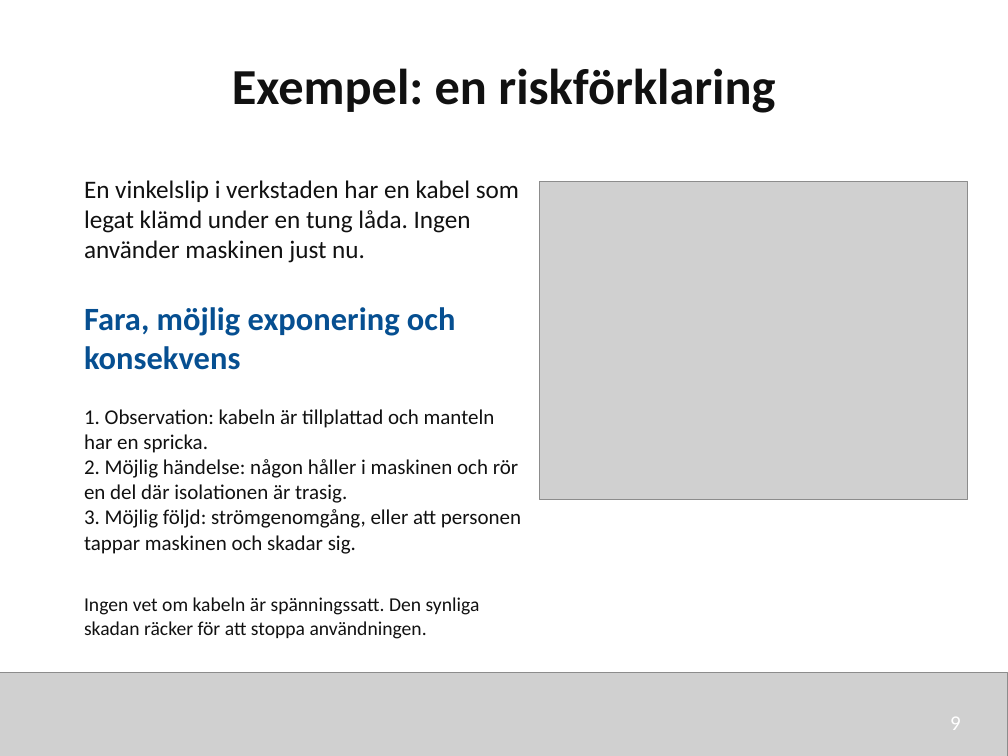
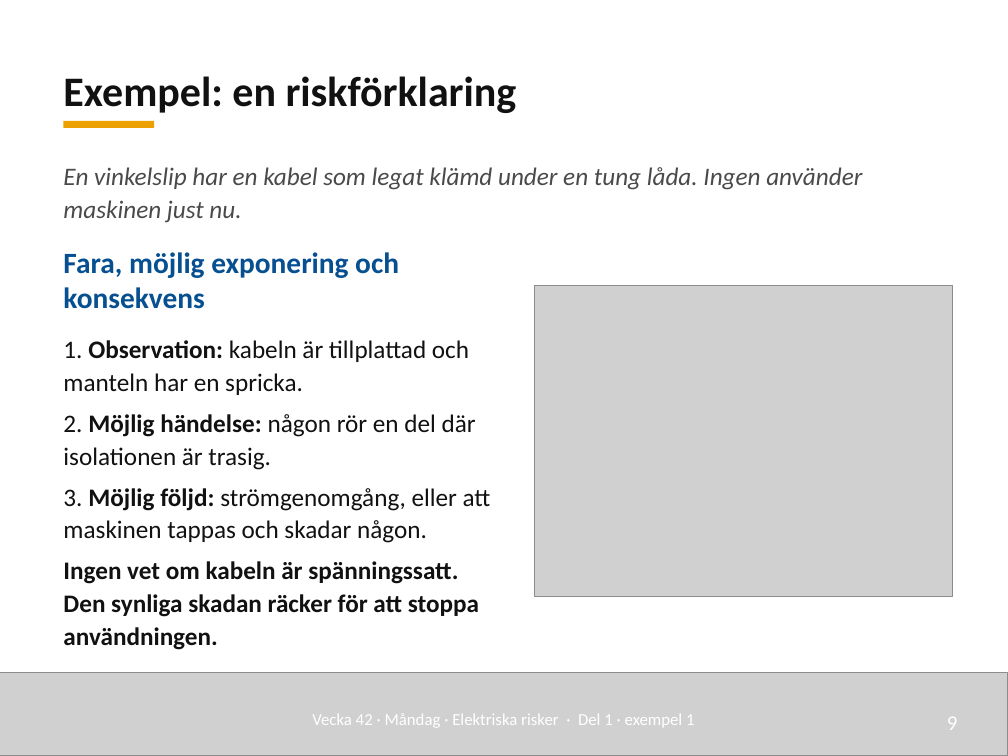
Before and after one commit to nj22az/nj22az.github.io, a slide deck: slide 9 of sjoskolan/vecka-42/aktuell/v42_01_Elektriska_risker_elev.pptx. Drawn at 1008x756 pixels with LibreOffice and Linux fonts; fonts in the diff are those of the drawing; grey boxes stand for pictures. Boxes give left, top, right and bottom in pixels: in the first picture for what was removed or moved away, otherwise in the second. Text is boxed around its words. In the diff, an @@ line names an element or a change of style, - is before the commit and + after.

```diff
--- a/sjoskolan/vecka-42/aktuell/v42_01_Elektriska_risker_elev.pptx
+++ b/sjoskolan/vecka-42/aktuell/v42_01_Elektriska_risker_elev.pptx
@@ text "Exempel: en riskförklaring": place and size @@
-text "Exempel: en riskförklaring" at box(232, 68, 775, 113)
+text "Exempel: en riskförklaring" at box(63, 76, 517, 113)
@@ text "Exempel: en riskförklaring" at box(63, 76, 517, 113): size 36 to 30 pt; alignment centre to left; line spacing 1 to 1.08; vertical alignment top to bottom @@
@@ rectangle added at box(64, 121, 154, 128), fill #EDA100 @@
@@ text at box(63, 167, 862, 222): text changed; text colour #111111 to #4A4A4A; italic on @@
-En vinkelslip i verkstaden har en kabel som legat klämd under en tung låda. Ingen använder maskinen just nu.
+En vinkelslip har en kabel som legat klämd under en tung låda. Ingen använder maskinen just nu.
@@ text "Fara, möjlig exponering och konsekvens": place and size @@
-text "Fara, möjlig exponering och konsekvens" at box(84, 409, 521, 554)
+text "Fara, möjlig exponering och konsekvens" at box(63, 252, 491, 650)
@@ text at box(63, 252, 399, 309): paragraph added @@
+Fara, möjlig exponering och konsekvens
@@ picture: place and size @@
-picture at box(539, 181, 968, 500)
+picture at box(534, 285, 953, 597)
@@ text removed at box(84, 307, 455, 370) @@
-Fara, möjlig exponering och konsekvens
@@ text at box(63, 340, 469, 395): size 15 to 18 pt in "1. Observation: kabeln är tillplattad och manteln ..."; bold on in "Observation:"; line spacing 1 to 1.08; more space between paragraphs @@
@@ text at box(63, 414, 491, 650): text changed; size 15 to 18 pt; bold on @@
-2. Möjlig händelse: någon håller i maskinen och rör en del där isolationen är trasig.
-3. Möjlig följd: strömgenomgång, eller att personen tappar maskinen och skadar sig.
+2. Möjlig händelse: någon rör en del där isolationen är trasig.
+3. Möjlig följd: strömgenomgång, eller att maskinen tappas och skadar någon.
+Ingen vet om kabeln är spänningssatt. Den synliga skadan räcker för att stoppa användningen.
@@ text removed at box(84, 597, 480, 639) @@
-Ingen vet om kabeln är spänningssatt. Den synliga skadan räcker för att stoppa användningen.
@@ text added at box(312, 714, 694, 727), 12 pt, text #FFFFFF @@
+Vecka 42 · Måndag · Elektriska risker · Del 1 · exempel 1
@@ text "9" at box(947, 717, 958, 730): line spacing 1 to 1.08 @@
```
Also in this commit, not shown: 8 other slides changed, 11 slides added, 27 slides removed, 59 other files.
